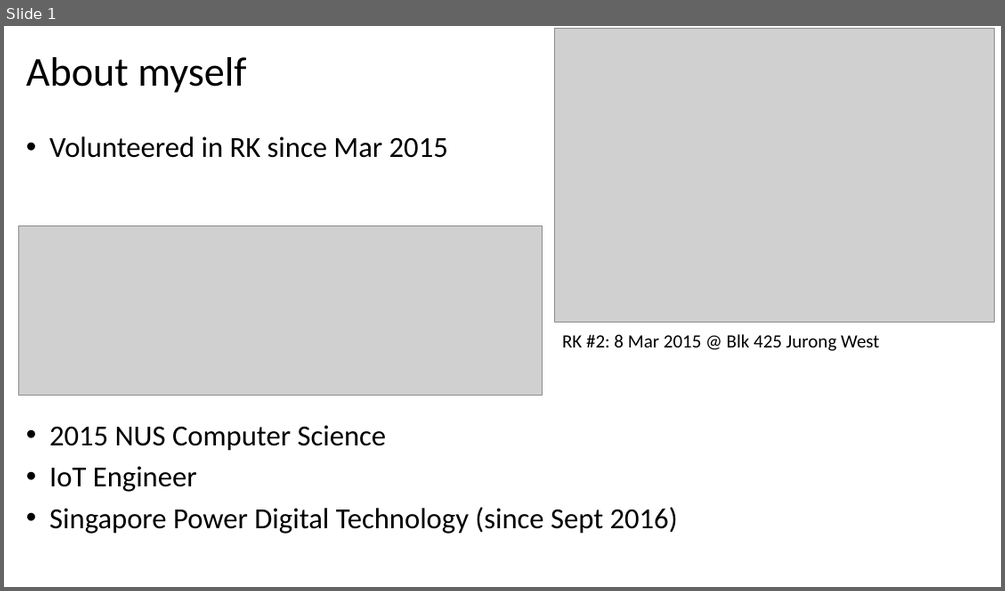
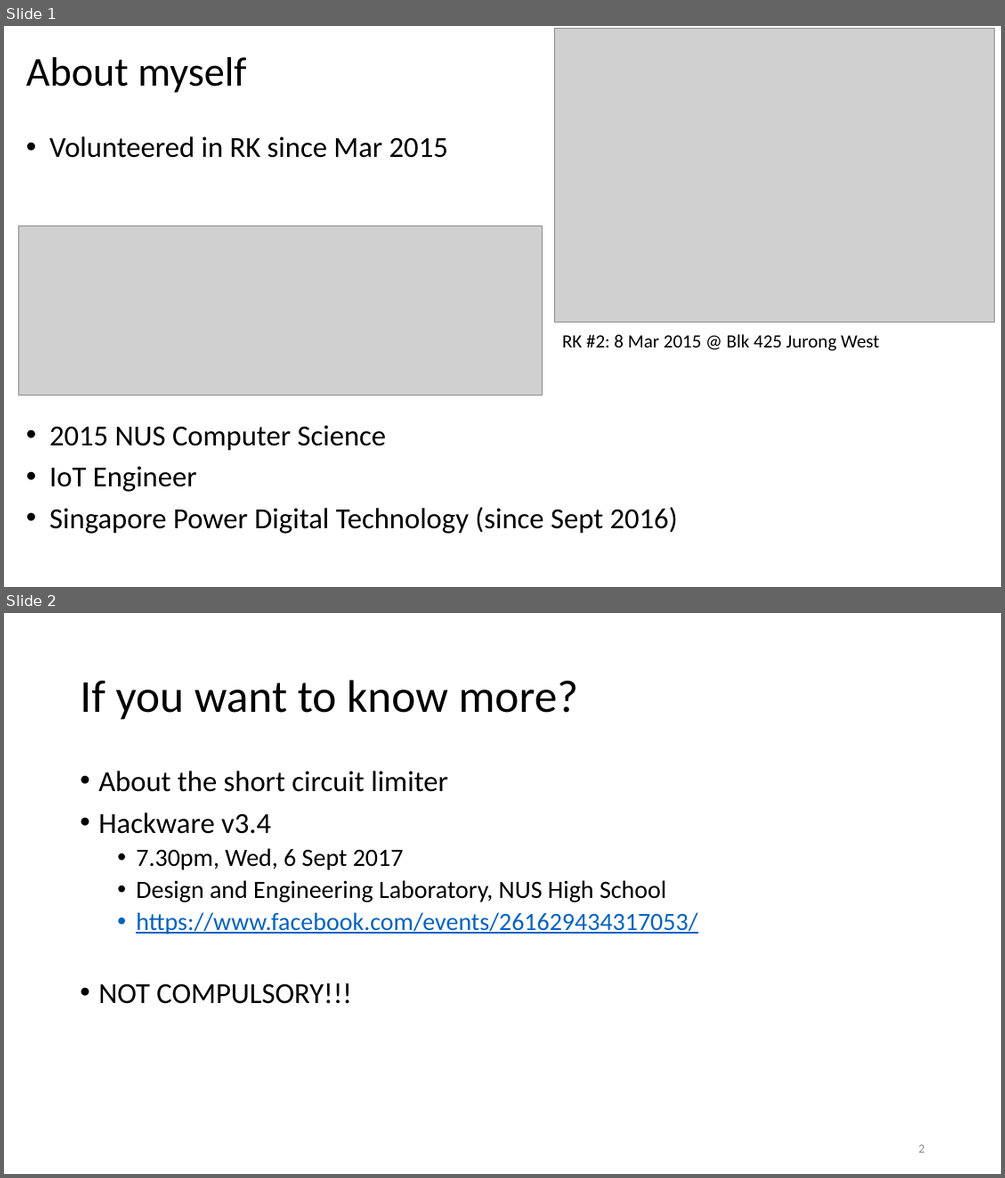
Before and after one commit to wemakerspace/repair-kopitiam-training-and-equipment, a slide deck: training/About YKM.pptx. Shown one above the other, each under a label of ours: slide 1 before the commit, slides 1 and 2 after it. The pictures are 1005x591 and 1005x1178 pixels, drawn with LibreOffice and Linux fonts; fonts in the diff are those of the drawing; grey boxes stand for pictures. Boxes give left, top, right and bottom in pixels: in the first picture for what was removed or moved away, otherwise in the second. Text is boxed around its words. In the diff, an @@ line names an element or a change of style, - is before the commit and + after.

```diff
--- a/training/About YKM.pptx
+++ b/training/About YKM.pptx
@@ slide 2 added at bbox=[4, 613, 1001, 1174], background #FFFFFF @@
@@ title added at bbox=[80, 680, 579, 720], 44 pt, text #000000 @@
+If you want to know more?
@@ text added at bbox=[98, 771, 697, 1004], 24 pt, text #000000 @@
+• About the short circuit limiter
+• Hackware v3.4
+  • 7.30pm, Wed, 6 Sept 2017
+  • Design and Engineering Laboratory, NUS High School
+  • https://www.facebook.com/events/261629434317053/
+• NOT COMPULSORY!!!
@@ page number added at bbox=[918, 1144, 924, 1152], 12 pt, text #8C8C8C @@
+2
```
Also in this commit, not shown: 1 other file.
